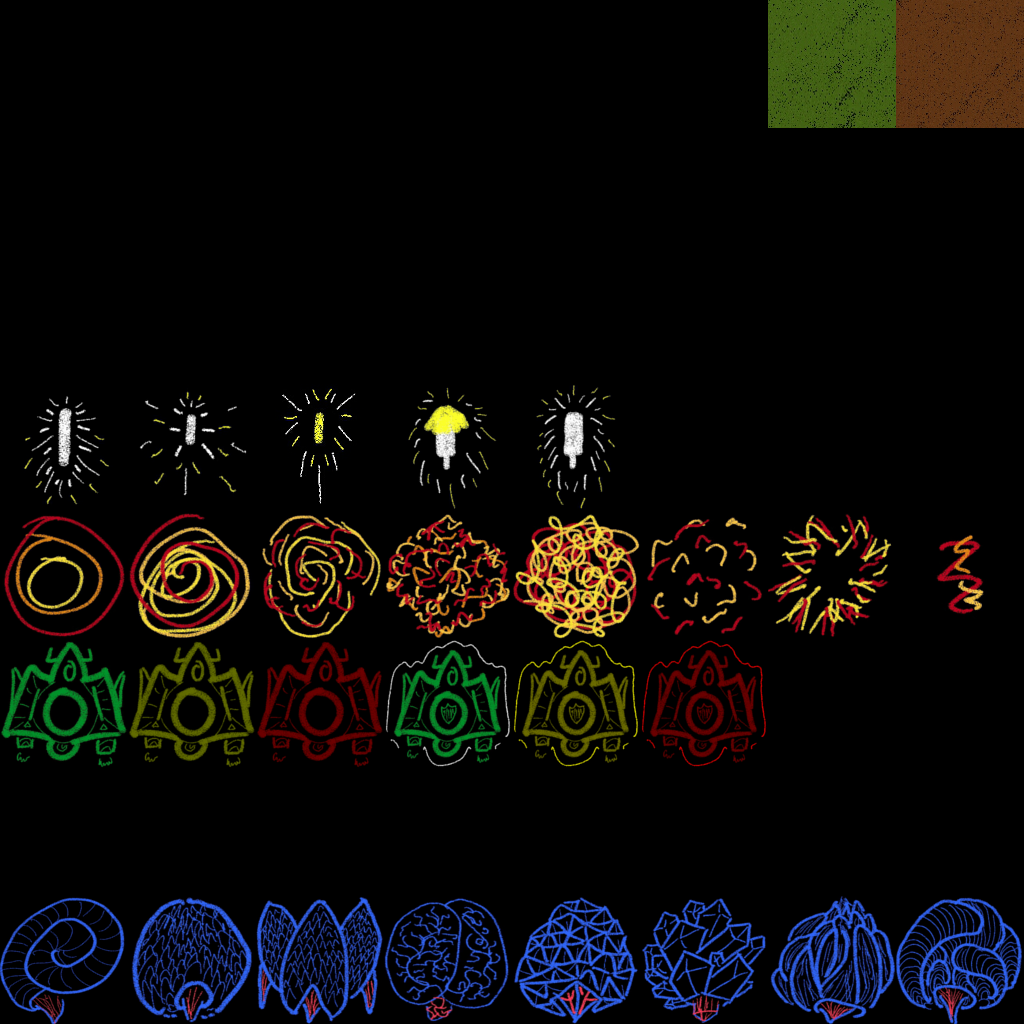
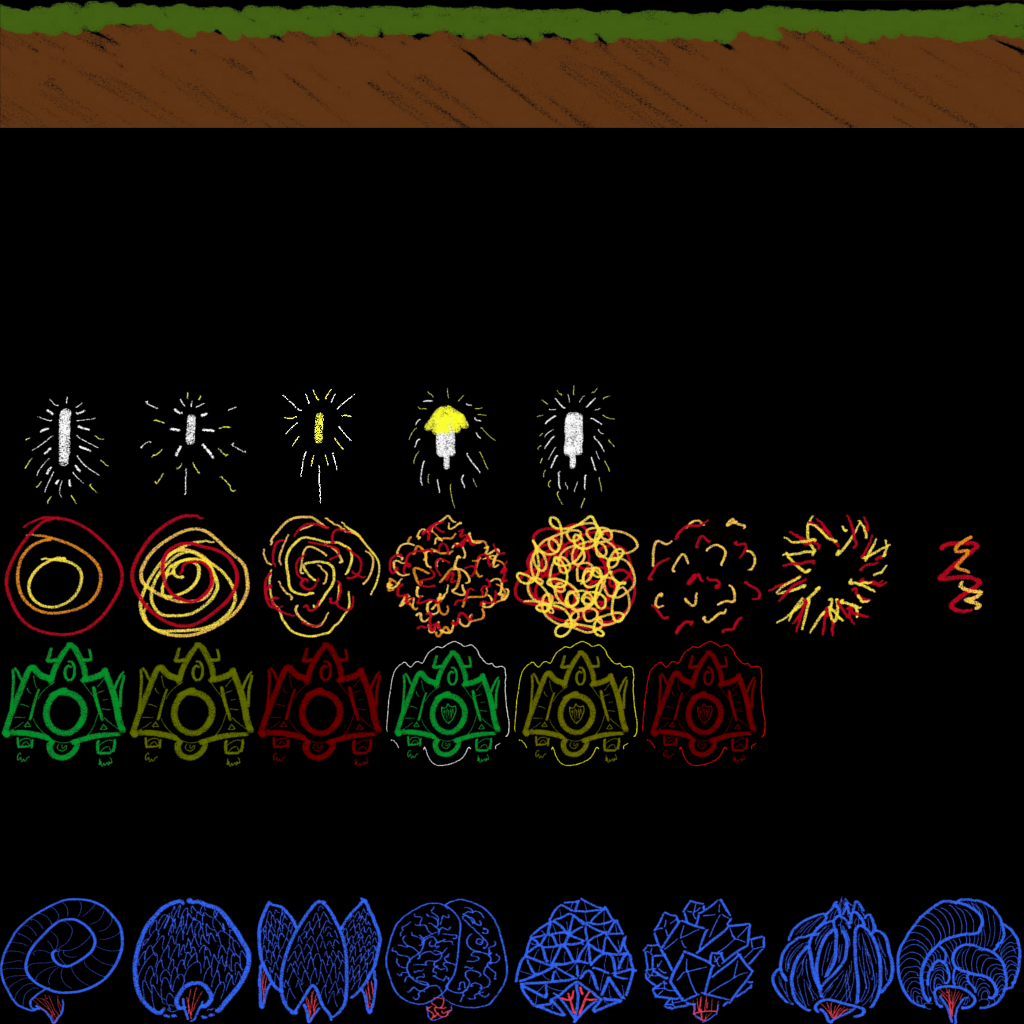
Layer changes from the first 1024x1024 image to the second:
painted on "Pasted Layer" over (0, 0, 1024, 128)
